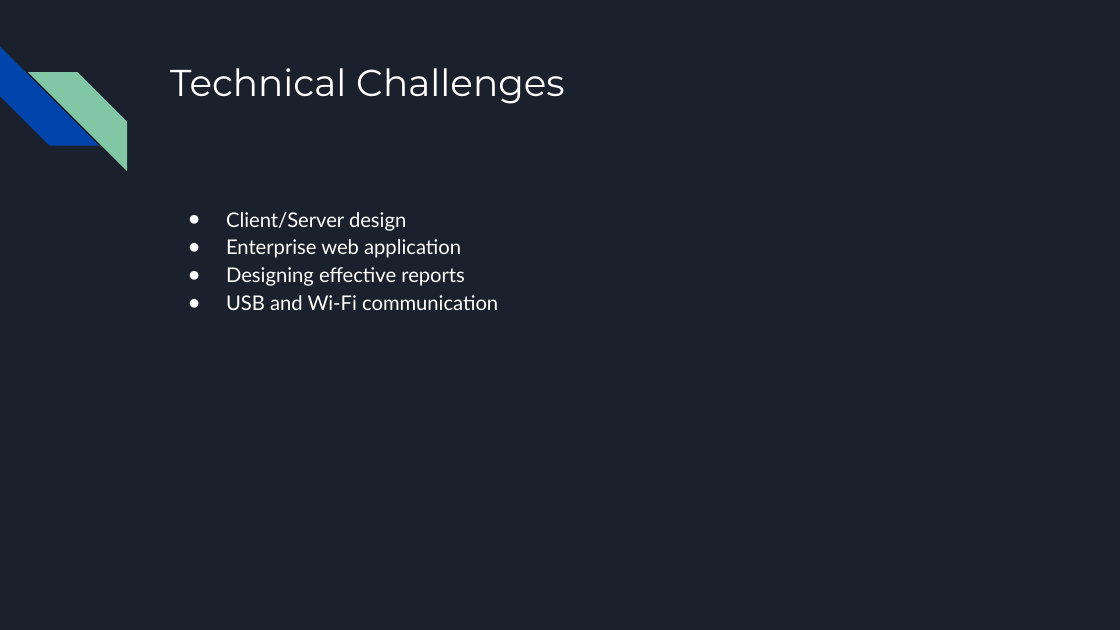
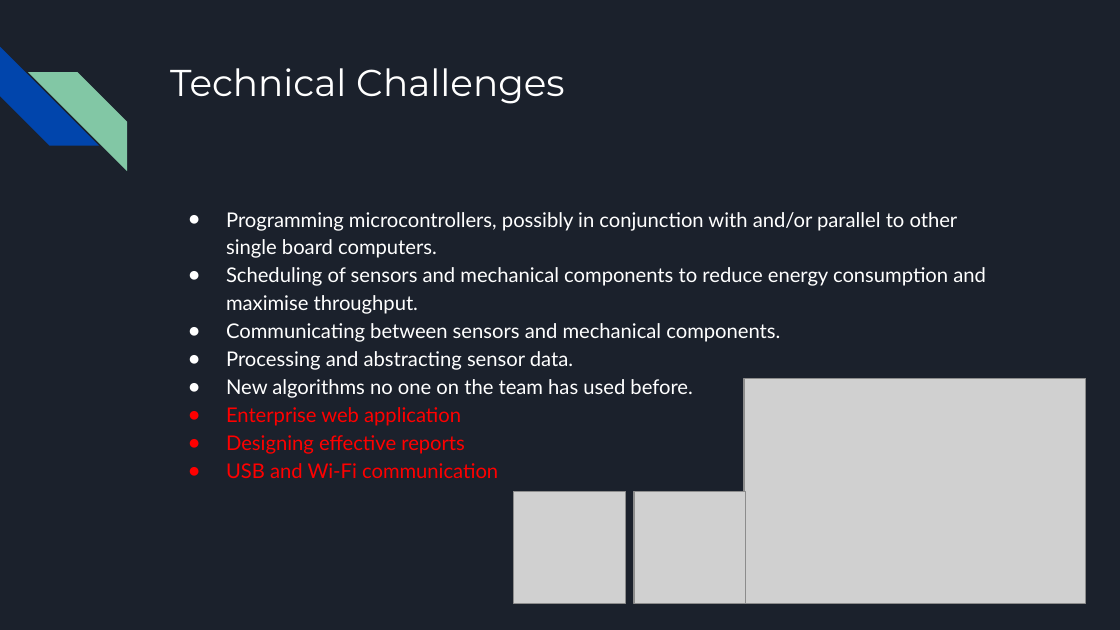
Before and after one commit to killsap/automated-multi-cycle-farming-in-space-website, a slide deck: slide 5 of docs/ProjectPlanPresentation2ndSemester.pptx (slide 9 before the commit). Drawn at 1120x630 pixels with LibreOffice and Linux fonts; fonts in the diff are those of the drawing; grey boxes stand for pictures. Boxes give left, top, right and bottom in pixels: in the first picture for what was removed or moved away, otherwise in the second. Text is boxed around its words. In the diff, an @@ line names an element or a change of style, - is before the commit and + after.

```diff
--- a/docs/ProjectPlanPresentation2ndSemester.pptx
+++ b/docs/ProjectPlanPresentation2ndSemester.pptx
@@ text at (x1=226, y1=212, x2=986, y2=398): text changed @@
-● Client/Server design
+● Programming microcontrollers, possibly in conjunction with and/or parallel to other single board computers.
+● Scheduling of sensors and mechanical components to reduce energy consumption and maximise throughput.
+● Communicating between sensors and mechanical components.
+● Processing and abstracting sensor data.
+● New algorithms no one on the team has used before.
@@ picture added at (x1=744, y1=379, x2=1085, y2=604) @@
@@ text at (x1=226, y1=407, x2=498, y2=478): text colour #FFFFFF to #FF0000 in "Enterprise web application", "Designing effective reports", "USB and Wi-Fi communication"; bullet colour #FFFFFF to #FF0000 @@
@@ picture added at (x1=513, y1=492, x2=625, y2=604) @@
@@ picture added at (x1=634, y1=492, x2=746, y2=604) @@
```
Also in this commit, not shown: 8 other slides changed, 6 slides added, 1 slide removed.
